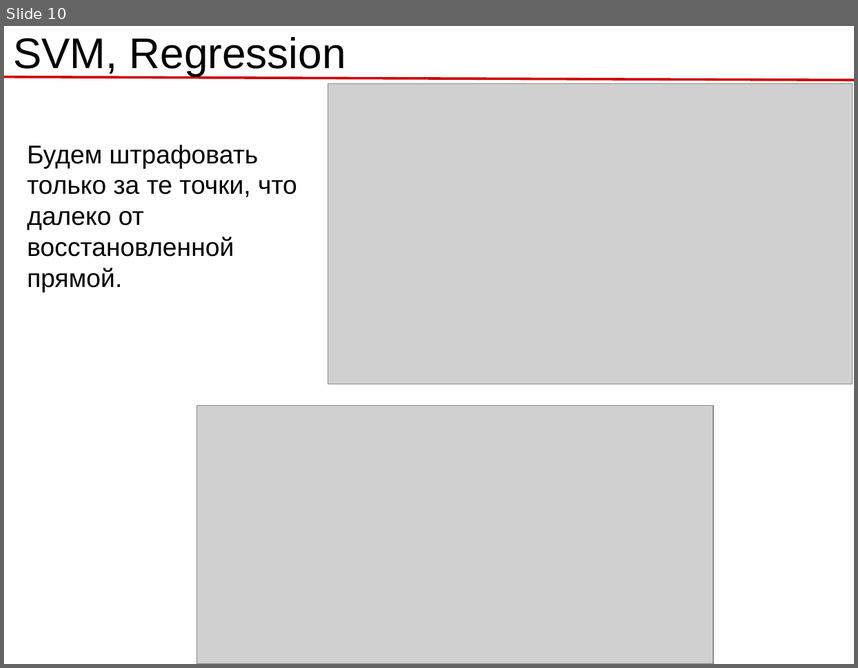
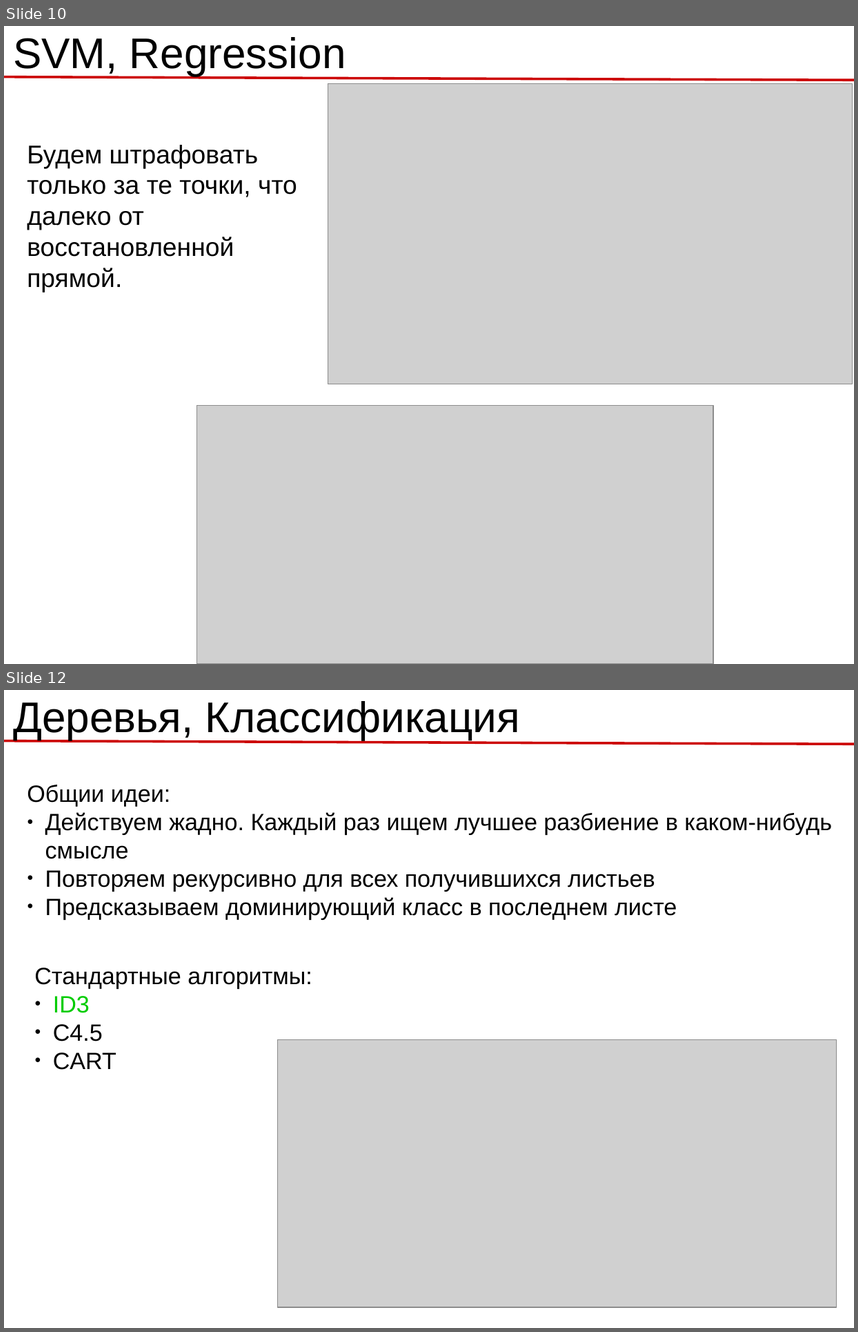
Before and after one commit to rykachevskiy/239, a slide deck: 4.Other_ml_models/4.1_Models.odp. Shown one above the other, each under a label of ours: slide 10 before the commit, slides 10 and 12 after it; the slides between them are not shown. The pictures are 858x668 and 858x1332 pixels, drawn with LibreOffice and Linux fonts; fonts in the diff are those of the drawing; grey boxes stand for pictures; background and template pictures are left out. Boxes give left, top, right and bottom in pixels: in the first picture for what was removed or moved away, otherwise in the second. Text is boxed around its words. In the diff, an @@ line names an element or a change of style, - is before the commit and + after.

```diff
--- a/4.Other_ml_models/4.1_Models.odp
+++ b/4.Other_ml_models/4.1_Models.odp
@@ slide 12 added at [4,690,854,1328], background #FFFFFF; not listed: 1 template element that a slide beside it also shows @@
@@ title added at [13,701,520,740], 40 pt, text #000000 @@
+Деревья, Классификация
@@ text added at [27,785,832,920], 22 pt, text #000000 @@
+Общии идеи:
+● Действуем жадно. Каждый раз ищем лучшее разбиение в каком-нибудь смысле
+● Повторяем рекурсивно для всех получившихся листьев
+● Предсказываем доминирующий класс в последнем листе
@@ text added at [34,967,312,1069], 22 pt, text #000000 @@
+Стандартные алгоритмы:
+● ID3
+● C4.5
+● CART
@@ picture added at [278,1039,837,1307] @@
```
Also in this commit, not shown: 1 slide changed, 13 other slides added, 1 slide removed, 9 other files.
